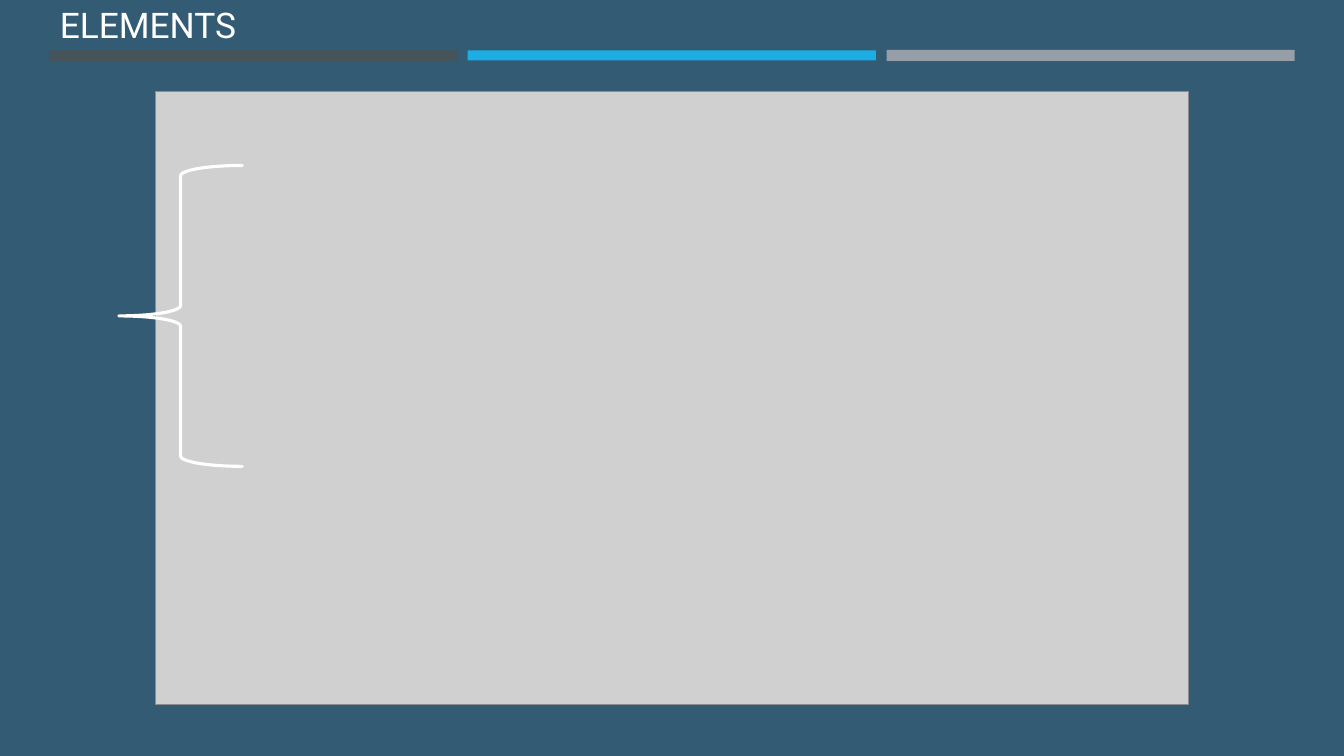
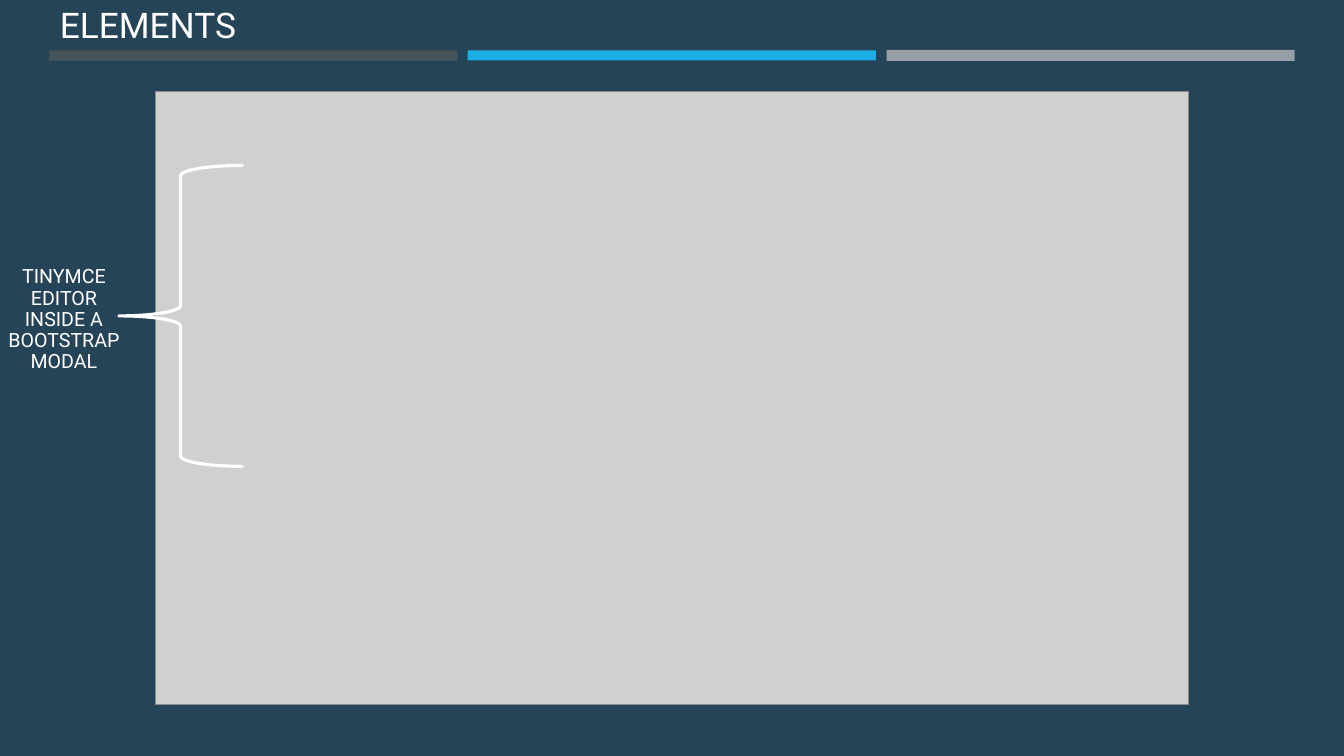
Before and after one commit to HSD-BDAT/BDAT1007_Social_Mining_02, a slide deck: slide 21 of BDAT 1007 Social Data Mining Techniques.pptx (slide 16 before the commit). Drawn at 1344x756 pixels with LibreOffice and Linux fonts; fonts in the diff are those of the drawing; grey boxes stand for pictures. Boxes give left, top, right and bottom in pixels: in the first picture for what was removed or moved away, otherwise in the second. Text is boxed around its words. In the diff, an @@ line names an element or a change of style, - is before the commit and + after.

```diff
--- a/BDAT 1007 Social Data Mining Techniques.pptx
+++ b/BDAT 1007 Social Data Mining Techniques.pptx
@@ background #335B74 to #264457 @@
@@ text added at <box>8,269,119,368</box>, 14 pt, text #FFFFFF @@
+TINYMCE EDITOR INSIDE A BOOTSTRAP MODAL
```
Also in this commit, not shown: 10 other slides changed, 6 slides added, 5 other files.
